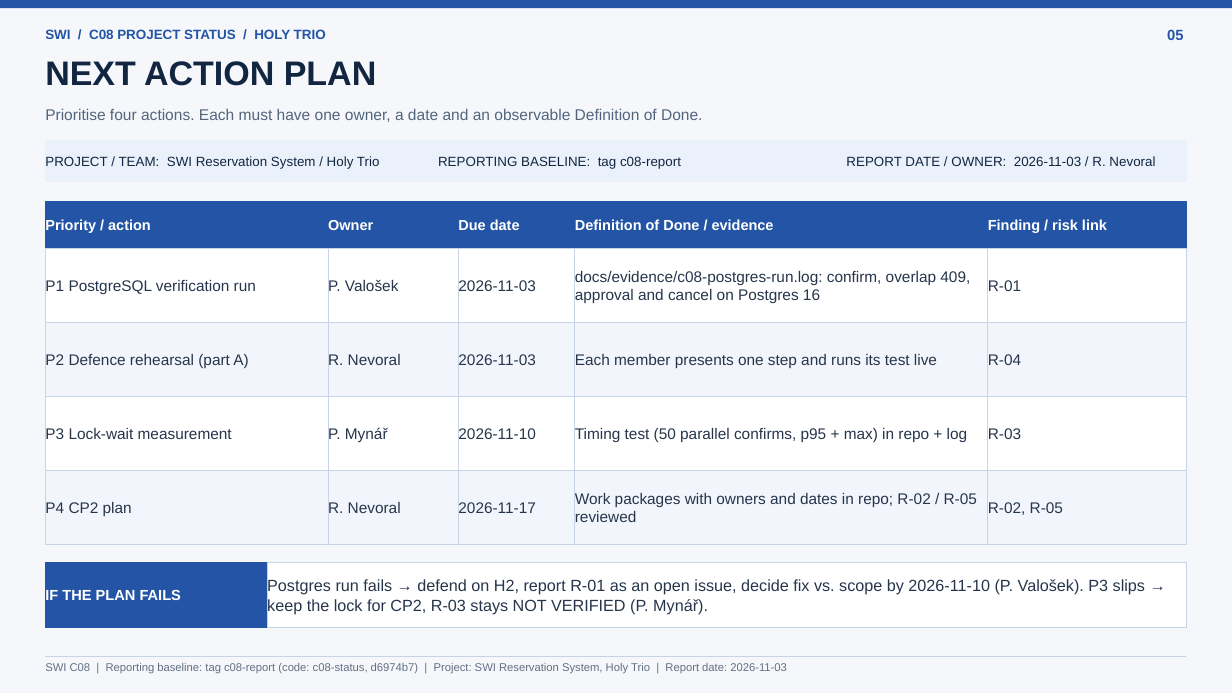
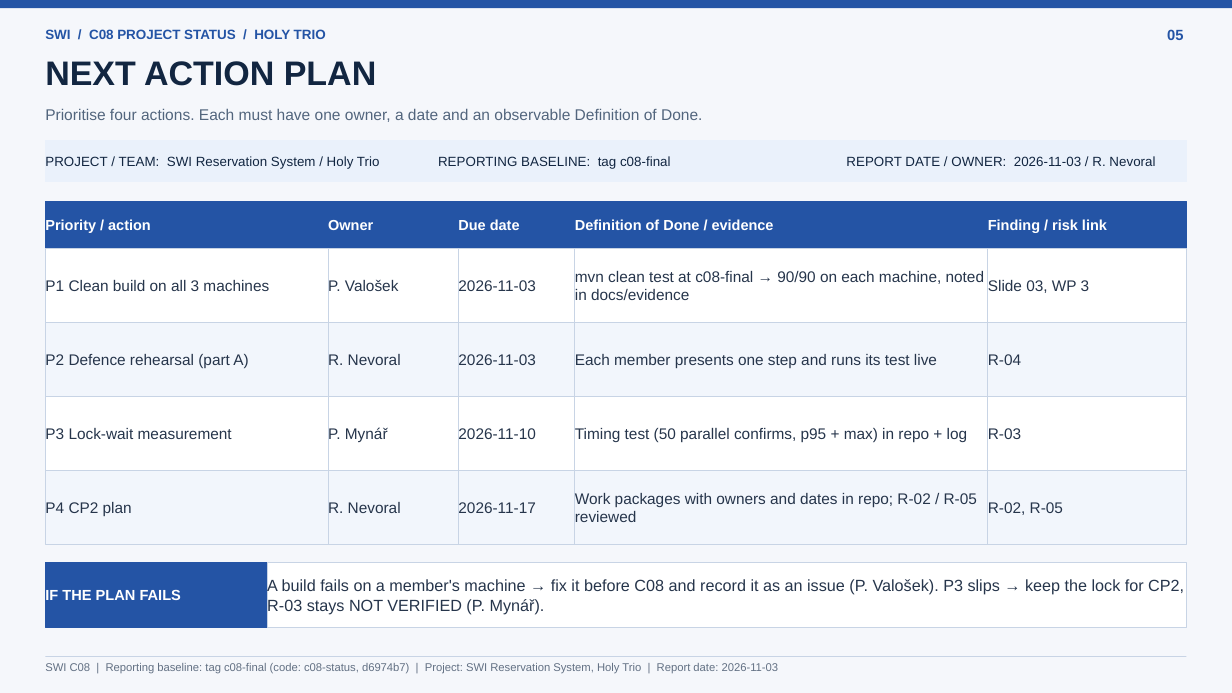
Before and after one commit to tewyss/Reservation-System-SWI, a slide deck: slide 5 of docs/c08-project-status.pptx. Drawn at 1232x693 pixels with LibreOffice and Linux fonts; fonts in the diff are those of the drawing. Boxes give left, top, right and bottom in pixels: in the first picture for what was removed or moved away, otherwise in the second. Text is boxed around its words. In the diff, an @@ line names an element or a change of style, - is before the commit and + after.

```diff
--- a/docs/c08-project-status.pptx
+++ b/docs/c08-project-status.pptx
@@ text in rectangle at [438, 156, 671, 169]: text changed @@
-REPORTING BASELINE: tag c08-report
+REPORTING BASELINE: tag c08-final
@@ text in rectangle at [45, 279, 269, 295]: text changed @@
-P1 PostgreSQL verification run
+P1 Clean build on all 3 machines
@@ text in rectangle at [575, 271, 984, 300]: text changed @@
-docs/evidence/c08-postgres-run.log: confirm, overlap 409, approval and cancel on Postgres 16
+mvn clean test at c08-final → 90/90 on each machine, noted in docs/evidence
@@ text in rectangle at [988, 280, 1090, 293]: text changed @@
-R-01
+Slide 03, WP 3
@@ text in rectangle at [267, 578, 1184, 615]: text changed @@
-Postgres run fails → defend on H2, report R-01 as an open issue, decide fix vs. scope by 2026-11-10 (P. Valošek). P3 slips → keep the lock for CP2, R-03 stays NOT VERIFIED (P. Mynář).
+A build fails on a member's machine → fix it before C08 and record it as an issue (P. Valošek). P3 slips → keep the lock for CP2, R-03 stays NOT VERIFIED (P. Mynář).
@@ text at [45, 663, 779, 674]: text changed @@
-SWI C08 | Reporting baseline: tag c08-report (code: c08-status, d6974b7) | Project: SWI Reservation System, Holy Trio | Report date: 2026-11-03
+SWI C08 | Reporting baseline: tag c08-final (code: c08-status, d6974b7) | Project: SWI Reservation System, Holy Trio | Report date: 2026-11-03
```
Also in this commit, not shown: 5 other slides changed, 3 other files.
